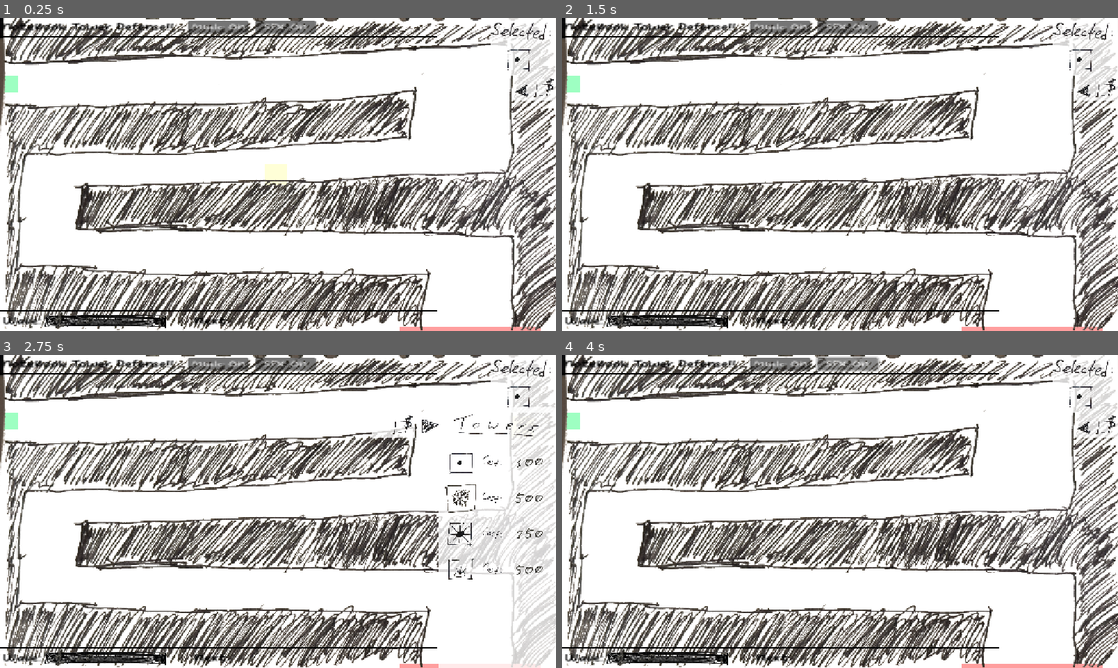
Above: before the commit, frames 1-4 (two rows, left to right).
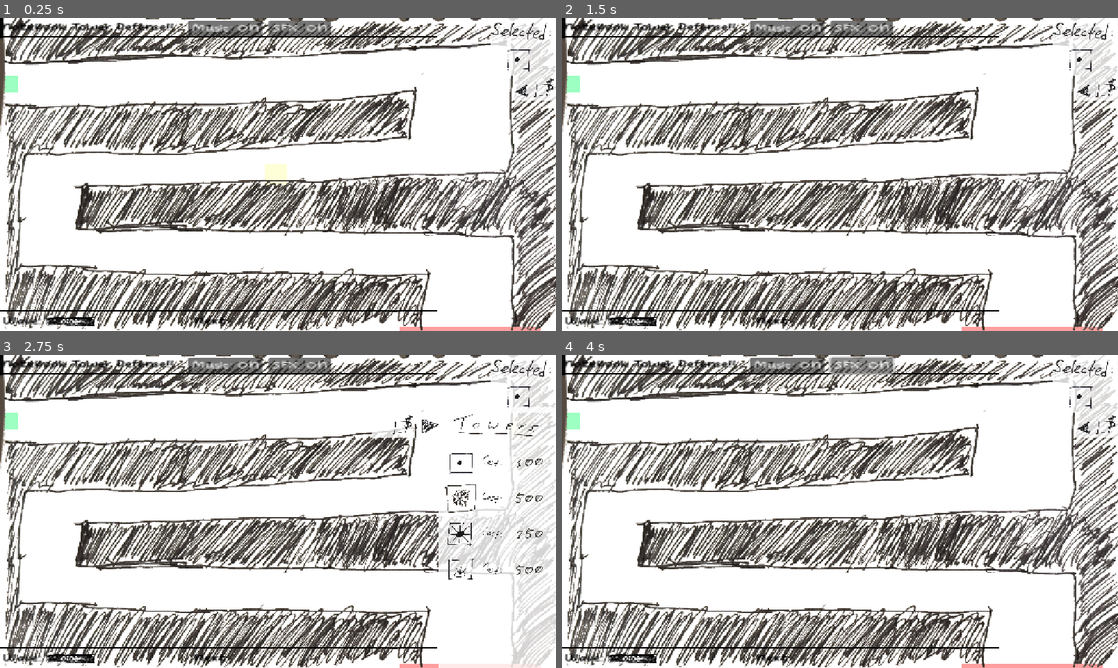
Above: after the commit, the same moments.

Repository: OzuYatamutsu/notebook-tower-defense
Game: Godot game, scene res://levels/level_cools.tscn
The game is run twice, just before and just after one commit, with the same random seed, the same clock (stepped at 60 frames per second) and the same inputs. This scene is started directly instead of the project's main scene.
Inputs (mouse positions are in pixels of both pictures, inside the frame that each line leads up to):
- Up to frame 1 (0.25 s): no input
- Up to frame 2 (1.5 s): click "SFX: ON" at 0.5 s; click (1106, 86) at 1.25 s
- Up to frame 3 (2.75 s): click (522, 426) at 2 s
- Up to frame 4 (4 s): click (990, 426) at 2.75 s; click "SFX: ON" at 3.5 s

The runs differ from the first frame. In frame 1, 1.3% of the frame differs, in the area x 8-60%, y 0-100%; in frame 2, 1.3%; in frame 3, 1.3%; in frame 4, 1.4%.
Error in both runs: Attempt to call function 'set_max_time' in base 'null instance' on a null instance. (res://levels/level.gd:50)

Commit message:
Merge wave counter with wave timer; update font color based on wave timer percent

Diff:
--- a/components/UIDefault.tres
+++ b/components/UIDefault.tres
@@ -5,4 +5,5 @@
 [resource]
 default_font = ExtResource("1_oa8wa")
 Control/colors/default_color = Color(0, 0, 0, 1)
+Control/font_sizes/font_size = 20
 Control/font_sizes/normal_font_size = 20
--- a/components/WaveMeter.tscn
+++ b/components/WaveMeter.tscn
@@ -1,108 +1,29 @@
-[gd_scene load_steps=15 format=3 uid="uid://bud4ymw0n8vf8"]
+[gd_scene load_steps=4 format=3 uid="uid://bud4ymw0n8vf8"]
 
 [ext_resource type="Script" uid="uid://bba6nvl5wvwys" path="res://components/wave_meter.gd" id="1_euupa"]
-[ext_resource type="Texture2D" uid="uid://cpx32kpmrfcov" path="res://sprites/num0.png" id="3_52fhu"]
-[ext_resource type="Texture2D" uid="uid://cn6nqp74duu6q" path="res://sprites/num1.png" id="4_lx001"]
-[ext_resource type="Texture2D" uid="uid://mmgdxhvjffud" path="res://sprites/num2.png" id="5_n3po7"]
-[ext_resource type="Texture2D" uid="uid://binpecfwik3ji" path="res://sprites/num3.png" id="6_68v1r"]
-[ext_resource type="Texture2D" uid="uid://bq4bbj7gjudud" path="res://sprites/num4.png" id="7_4g8aq"]
-[ext_resource type="Texture2D" uid="uid://ctyktknbbe3jt" path="res://sprites/num5.png" id="8_b88cu"]
-[ext_resource type="Texture2D" uid="uid://bx50aqogqvvjg" path="res://sprites/num6.png" id="9_xbueo"]
-[ext_resource type="Texture2D" uid="uid://88sj41v71jb" path="res://sprites/num7.png" id="10_755ow"]
-[ext_resource type="Texture2D" uid="uid://bmler41lapjay" path="res://sprites/num8.png" id="11_atprf"]
-[ext_resource type="Texture2D" uid="uid://dkdaoi6wuh32r" path="res://sprites/num9.png" id="12_cksb2"]
-[ext_resource type="Texture2D" uid="uid://dgm6mxbsaplku" path="res://sprites/null_digit.png" id="13_xe15v"]
-[ext_resource type="Texture2D" uid="uid://twr02whjyqt8" path="res://sprites/slash_label.png" id="14_7j6pc"]
-
-[sub_resource type="SpriteFrames" id="SpriteFrames_f4f5w"]
-animations = [{
-"frames": [{
-"duration": 1.0,
-"texture": ExtResource("3_52fhu")
-}, {
-"duration": 1.0,
-"texture": ExtResource("4_lx001")
-}, {
-"duration": 1.0,
-"texture": ExtResource("5_n3po7")
-}, {
-"duration": 1.0,
-"texture": ExtResource("6_68v1r")
-}, {
-"duration": 1.0,
-"texture": ExtResource("7_4g8aq")
-}, {
-"duration": 1.0,
-"texture": ExtResource("8_b88cu")
-}, {
-"duration": 1.0,
-"texture": ExtResource("9_xbueo")
-}, {
-"duration": 1.0,
-"texture": ExtResource("10_755ow")
-}, {
-"duration": 1.0,
-"texture": ExtResource("11_atprf")
-}, {
-"duration": 1.0,
-"texture": ExtResource("12_cksb2")
-}, {
-"duration": 1.0,
-"texture": ExtResource("13_xe15v")
-}],
-"loop": true,
-"name": &"default",
-"speed": 0.0
-}]
+[ext_resource type="PackedScene" uid="uid://caapeiewaemnb" path="res://components/time_bar.tscn" id="2_hdsfp"]
+[ext_resource type="Theme" uid="uid://dym7h64funxyg" path="res://components/UIDefault.tres" id="2_jen57"]
 
 [node name="WaveMeter" type="Control" groups=["wave_meter"]]
 layout_mode = 3
 anchors_preset = 15
 anchor_right = 1.0
 anchor_bottom = 1.0
-offset_left = -259.0
-offset_top = -323.0
-offset_right = -259.0
-offset_bottom = -323.0
 grow_horizontal = 2
 grow_vertical = 2
 script = ExtResource("1_euupa")
 
-[node name="one_digit" type="Node2D" parent="."]
-position = Vector2(0, 77)
+[node name="TimeBar" parent="." instance=ExtResource("2_hdsfp")]
 
-[node name="digit1" type="AnimatedSprite2D" parent="one_digit"]
-position = Vector2(250, 388)
-sprite_frames = SubResource("SpriteFrames_f4f5w")
-
-[node name="two_digit" type="Node2D" parent="."]
-position = Vector2(0, 77)
-
-[node name="digit1" type="AnimatedSprite2D" parent="two_digit"]
-position = Vector2(180, 390)
-sprite_frames = SubResource("SpriteFrames_f4f5w")
-frame = 10
-
-[node name="digit2" type="AnimatedSprite2D" parent="two_digit"]
-position = Vector2(264, 389)
-sprite_frames = SubResource("SpriteFrames_f4f5w")
-frame = 10
-
-[node name="of_total" type="Node2D" parent="."]
-position = Vector2(40, 307)
-scale = Vector2(0.5, 0.5)
-
-[node name="Slash" type="TextureRect" parent="of_total"]
-offset_left = 360.0
-offset_top = 108.0
-offset_right = 860.0
-offset_bottom = 608.0
-texture = ExtResource("14_7j6pc")
-
-[node name="digit1" type="AnimatedSprite2D" parent="of_total"]
-position = Vector2(738, 332)
-sprite_frames = SubResource("SpriteFrames_f4f5w")
-
-[node name="digit2" type="AnimatedSprite2D" parent="of_total"]
-position = Vector2(876, 328)
-sprite_frames = SubResource("SpriteFrames_f4f5w")
+[node name="Label" type="Label" parent="."]
+layout_mode = 0
+offset_left = -68.0
+offset_top = -35.0
+offset_right = 63.0
+offset_bottom = 26.0
+theme = ExtResource("2_jen57")
+theme_override_colors/font_color = Color(1, 1, 1, 1)
+theme_override_font_sizes/font_size = 60
+text = "0/00"
+horizontal_alignment = 1
+vertical_alignment = 1
--- a/components/time_bar.gd
+++ b/components/time_bar.gd
@@ -22,7 +22,7 @@
 
 func update_time_bar() -> void:
     TimeBarSprite.region_rect.size = Vector2(
-        TIME_BAR_MAX_WIDTH * (TIME_SECS / MAX_TIME_SECS),
+        TIME_BAR_MAX_WIDTH * get_timer_percent(),
         TIME_BAR_MAX_HEIGHT
     )
 
@@ -35,6 +35,9 @@
 func disable() -> void:
     TickTimer.stop()
 
+func get_timer_percent() -> float:
+    return (TIME_SECS / MAX_TIME_SECS)
+
 func _on_tick_timer_timeout() -> void:
     TIME_SECS -= TIMER_TICK_SECS
 
--- a/components/ui.tscn
+++ b/components/ui.tscn
@@ -1,8 +1,7 @@
-[gd_scene load_steps=10 format=3 uid="uid://dhs0soxiwf4lb"]
+[gd_scene load_steps=9 format=3 uid="uid://dhs0soxiwf4lb"]
 
 [ext_resource type="PackedScene" uid="uid://cfnlgefdgcrs3" path="res://components/MoneyMeter.tscn" id="1_34iyr"]
 [ext_resource type="Theme" uid="uid://dym7h64funxyg" path="res://components/UIDefault.tres" id="1_24715"]
-[ext_resource type="PackedScene" uid="uid://caapeiewaemnb" path="res://components/time_bar.tscn" id="2_24715"]
 [ext_resource type="PackedScene" uid="uid://djugbukw7mfia" path="res://components/LivesMeter.tscn" id="2_k05k2"]
 [ext_resource type="PackedScene" uid="uid://bud4ymw0n8vf8" path="res://components/WaveMeter.tscn" id="3_0eatc"]
 [ext_resource type="PackedScene" uid="uid://fr40caw6de22" path="res://components/SelectedTowerMeter.tscn" id="4_24715"]
@@ -51,10 +50,10 @@
 
 [node name="SfxToggleButton" type="Button" parent="TopBar"]
 layout_mode = 0
-offset_left = 295.24
+offset_left = 310.303
 offset_top = 4.57947
-offset_right = 365.24
-offset_bottom = 31.5795
+offset_right = 382.303
+offset_bottom = 34.5795
 theme = ExtResource("1_24715")
 text = "SFX: ON"
 
@@ -88,10 +87,6 @@
 fit_content = true
 vertical_alignment = 1
 
-[node name="TimeBar" parent="BottomBar" instance=ExtResource("2_24715")]
-position = Vector2(121.008, 23.8132)
-scale = Vector2(0.37, 0.37)
-
 [node name="NextLabel" type="RichTextLabel" parent="BottomBar"]
 layout_mode = 0
 offset_left = 223.438
@@ -124,10 +119,10 @@
 pivot_offset = Vector2(0, -165)
 
 [node name="WaveMeter" parent="." instance=ExtResource("3_0eatc")]
-offset_left = 61.0
-offset_top = 553.0
-offset_right = 61.0
-offset_bottom = 553.0
+offset_left = 161.0
+offset_top = 698.0
+offset_right = 161.0
+offset_bottom = 698.0
 scale = Vector2(0.3, 0.3)
 
 [node name="SelectedTowerMeter" parent="." instance=ExtResource("4_24715")]
--- a/components/wave_meter.gd
+++ b/components/wave_meter.gd
@@ -1,67 +1,28 @@
 class_name WaveMeter
 extends Control
 
-@onready var one_digit_control = $one_digit
-@onready var two_digit_control = $two_digit
+var WaveNum: int = 0
+var MaxWaveNum: int = 0
 
-@onready var one_digit_digit1 = $one_digit/digit1
-@onready var two_digit_digit1 = $two_digit/digit1
-@onready var two_digit_digit2 = $two_digit/digit2
-@onready var total_digit1 = $of_total/digit1
-@onready var total_digit2 = $of_total/digit2
-
+@onready var WaveMeterLabel: Label = $Label
 @onready var WaveTimerUI: TimeBar = $WaveTimerUI
 
-const CLEAR_DIGIT = 10
+func _process(_delta) -> void:
+    _update_color()
 
-func set_value(value: int) -> void:
-    one_digit_digit1.frame = CLEAR_DIGIT
-    two_digit_digit1.frame = CLEAR_DIGIT
-    two_digit_digit2.frame = CLEAR_DIGIT
+func set_value(current_wave_num: int) -> void:
+    WaveNum = current_wave_num
 
-    if value <= 0:
-        value = 0
-    elif value >= 99:
-        value = 99
+func set_max_value(max_wave_num: int) -> void:
+    MaxWaveNum = max_wave_num
 
-    if value < 10:
-        _set_value_one_digit(value)
-    else:
-        _set_value_two_digit(value)
+func _set_text() -> void:
+    WaveMeterLabel.text = "{0}/{1}".format([WaveNum, MaxWaveNum])
 
-func _set_value_one_digit(value: int) -> void:
-    one_digit_digit1.frame = value
-
-func _set_value_two_digit(value: int) -> void:
-    var str_value = str(value)
-    var length = str_value.length()
-
-    # Alignment
-    var start_index = 2 - length
-
-    for i in range(length):
-        var digit = int(str_value[i])
-        match start_index + i:
-            0: two_digit_digit1.frame = digit
-            1: two_digit_digit2.frame = digit
-
-func set_max_value(value: int) -> void:
-    total_digit1.frame = CLEAR_DIGIT
-    total_digit1.frame = CLEAR_DIGIT
-
-    if value <= 0:
-        value = 0
-    elif value >= 99:
-        value = 99
-
-    var str_value = str(value)
-    var length = str_value.length()
-
-    # Alignment
-    var start_index = 2 - length
-
-    for i in range(length):
-        var digit = int(str_value[i])
-        match start_index + i:
-            0: total_digit1.frame = digit
-            1: total_digit2.frame = digit
+func _update_color() -> void:
+    # Set the color of the label based on what percentage of
+    # the current wave has elapsed.
+    WaveMeterLabel.add_theme_color_override(
+        "font_color",
+        clamp(WaveTimerUI.get_timer_percent(), 0.0, 1.0)
+    )
